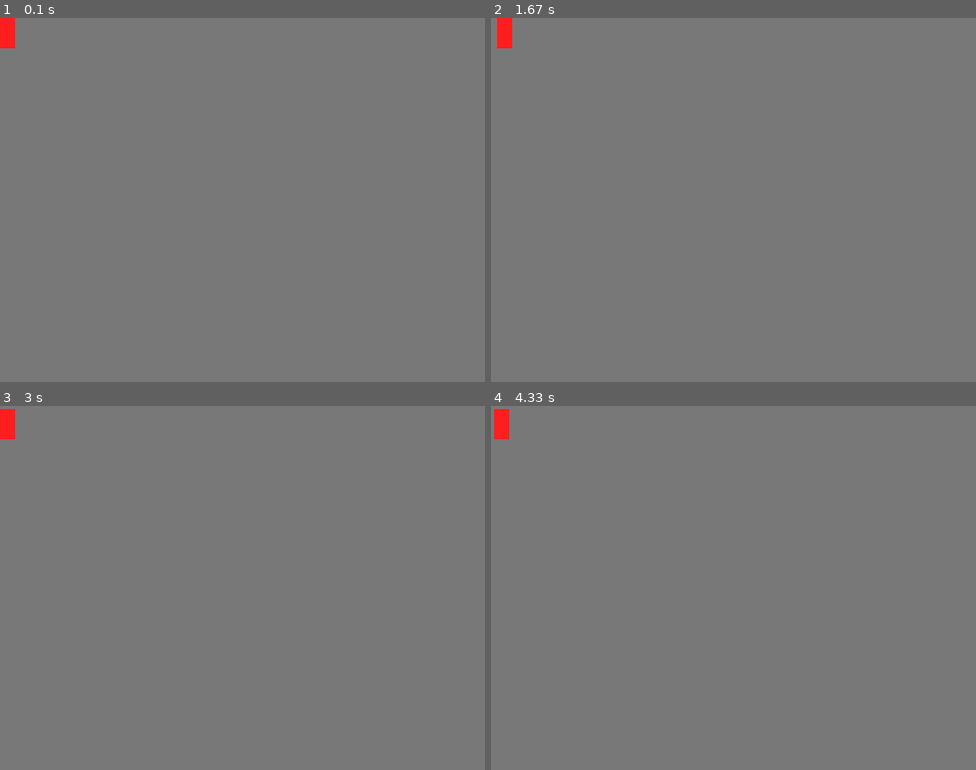
Above: before the commit, frames 1-4 (two rows, left to right).
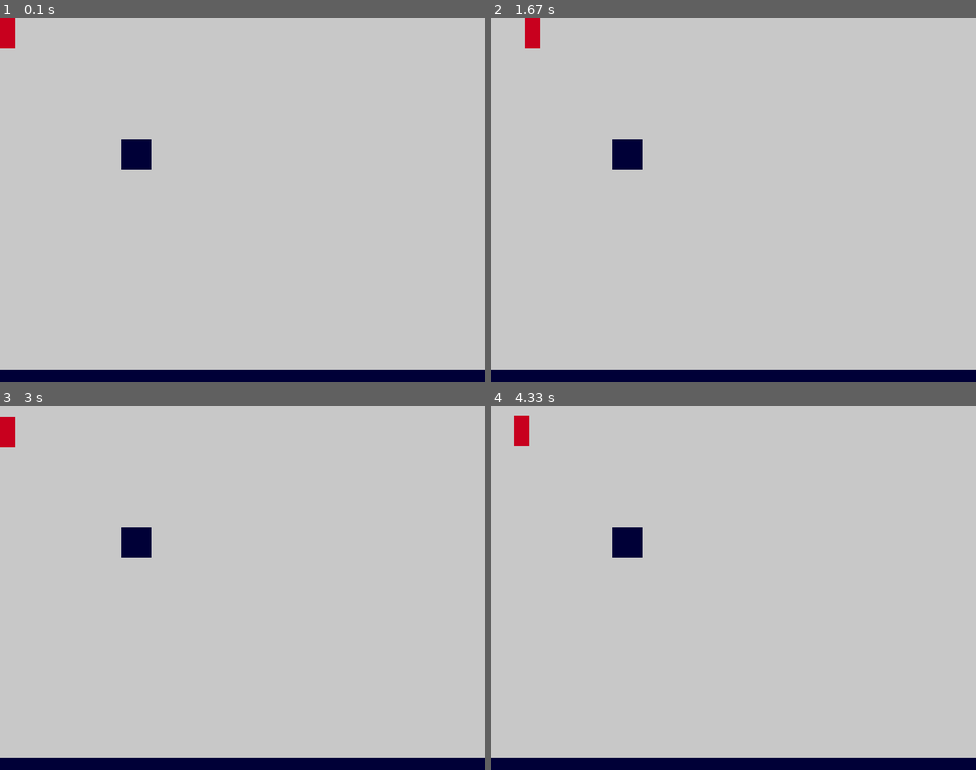
Above: after the commit, the same moments.

Repository: ElaxDev/Pygame-Platformer
Game: pygame game, started from game.py
The game is run twice, just before and just after one commit, with the same random seed, the same clock (stepped at 60 frames per second) and the same inputs.
Inputs:
- Up to frame 1 (0.1 s): no input
- Up to frame 2 (1.67 s): hold Right 0.33-0.8 s; hold Right 1.17-1.63 s
- Up to frame 3 (3 s): hold Left 1.67-2.2 s; hold Down 2.23-2.53 s; hold Left 2.57-2.97 s
- Up to frame 4 (4.33 s): hold Up 3-3.37 s; hold Right 3.4-4.03 s; hold Down from 4.07 s (still down)

The runs differ from the first frame. In frame 1, 100% of the frame differs, in the area x 0-100%, y 0-100%; in frame 2, 100%; in frame 3, 100%; in frame 4, 100%.

Commit message:
Add files via upload

Diff:
--- a/game.py
+++ b/game.py
@@ -3,59 +3,95 @@
 
 import var
 
+class Dynamic_Body:
+    def __init__(self, coords, size):
+        self.rect = pygame.Rect(coords[0], coords[1], size[0], size[1])
+        self.rect_color = (60, 60, 60)
+        self.speed = [0,0]
+        self.type = "Dynamic_Body"
+
+
+
 class Player(pygame.sprite.Sprite):
-    def __init__(self, x, y, velocity):
+    def __init__(self, coords, velocity, color):
         super(Player, self).__init__()
-        self.x = x
-        self.y = y
+        self.coords = coords
         self.velocity = velocity
-        self.surf = pygame.Surface((25,50))
-        self.surf.fill(var.red)
-        self.rect = self.surf.get_rect()
+        self.rect = pygame.Rect(self.coords[0], self.coords[1], var.player_width, var.player_heigth)
 
     def draw(self):
-        window.blit(self.surf, (self.x, self.y))
+        pygame.draw.rect(window, var.red, self.rect)
 
-    def move(self, dx, dy):
-        self.x += dx
-        self.y += dy
+def detect_collision(player_rect, object_list):
+    collisions = []
+    for object in object_list:
+        if player_rect.colliderect(object):
+            collisions.append(object)
+    return collisions
+
+def move(player_rect, movement, object_list):
+    player_rect.x += movement[0]
+    collisions = detect_collision(player_rect, object_list)
+    for object in collisions:
+        if movement[0] > 0:
+            player_rect.right = object.left
+        if movement[0] < 0:
+            player_rect.left = object.right
+    player_rect.y += movement[1]
+    collisions = detect_collision(player_rect, object_list)
+    for object in collisions:
+        if movement[1] > 0:
+            player_rect.bottom = object.top
+        if movement[1] < 0:
+            player_rect.top = object.bottom
+    return player_rect
 
 
 def draw_game():
     window.fill(var.gray)
     player.draw()
+    for solid in solid_list:
+        pygame.draw.rect(window, var.black, solid)
     pygame.display.flip()
 
 def game_loop():
 
+    clock = pygame.time.Clock()
+    clock.tick(60)
     game_quit = False
 
     while not game_quit:
         events_list = pygame.event.get()
+        keys = pygame.key.get_pressed()
+        movement = [0,0]
 
         for event in events_list:
             if event.type == pygame.QUIT:
                 game_quit = True
-            if event.type == pygame.KEYDOWN:
-                if event.key == pygame.K_UP:
-                    player.move(0, -player.velocity)
-                elif event.key == pygame.K_DOWN:
-                    player.move(0, player.velocity)
-                elif event.key == pygame.K_LEFT:
-                    player.move(-player.velocity, 0)
-                elif event.key == pygame.K_RIGHT:
-                    player.move(player.velocity, 0)
+
+        if keys[K_UP] and player.rect.y > 0:
+            movement[1] -= player.velocity
+        if keys[K_DOWN] and player.coords[1] < var.window_height - var.player_heigth:
+            movement[1] += player.velocity
+        if keys[K_LEFT] and player.rect.x > 0:
+            movement[0] -= player.velocity
+        if keys[K_RIGHT] and player.coords[0] < var.window_width - var.player_width:
+            movement[0] += player.velocity
+
+        player_rect = move(player.rect, movement, solid_list)
         draw_game()
     pygame.quit()
 
 def game_initialize():
 
-    global window, player
+    global window, player, solid_list
+
+    solid_list = [pygame.Rect(0,var.window_height-20, var.window_width, 20), pygame.Rect(200, 200, 50, 50)]
 
     pygame.init()
     window = pygame.display.set_mode((var.window_width, var.window_height))
 
-    player = Player(0, 0, var.vel)
+    player = Player(var.player_coords, var.vel, var.red)
 
 
 if __name__ == '__main__':
--- a/var.py
+++ b/var.py
@@ -4,15 +4,18 @@
 # Sizes
 window_width = 800
 window_height = 600
+player_width = 25
+player_heigth = 50
 
 # Positions
-x = 0
-y = 0
+player_coords = [0, 0]
 
 # Colors
 white = (255,255,255)
-gray = (120,120,120)
-red = (255,30,30)
+gray = (200,200,200)
+red = (200,0,30)
+blue = (30,0,200)
+black = (0,0,55)
 
 # Game var
-vel = 5
+vel = 1
